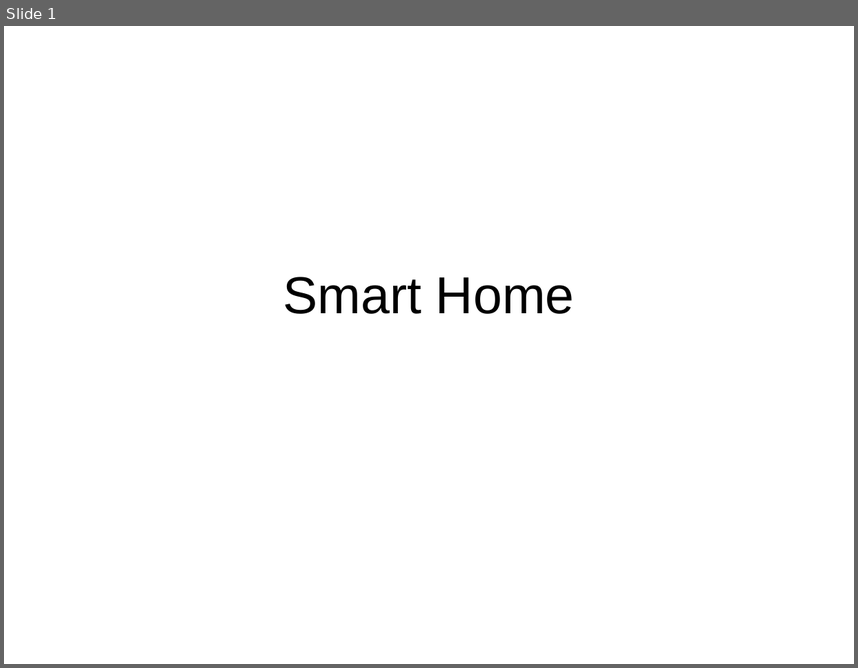
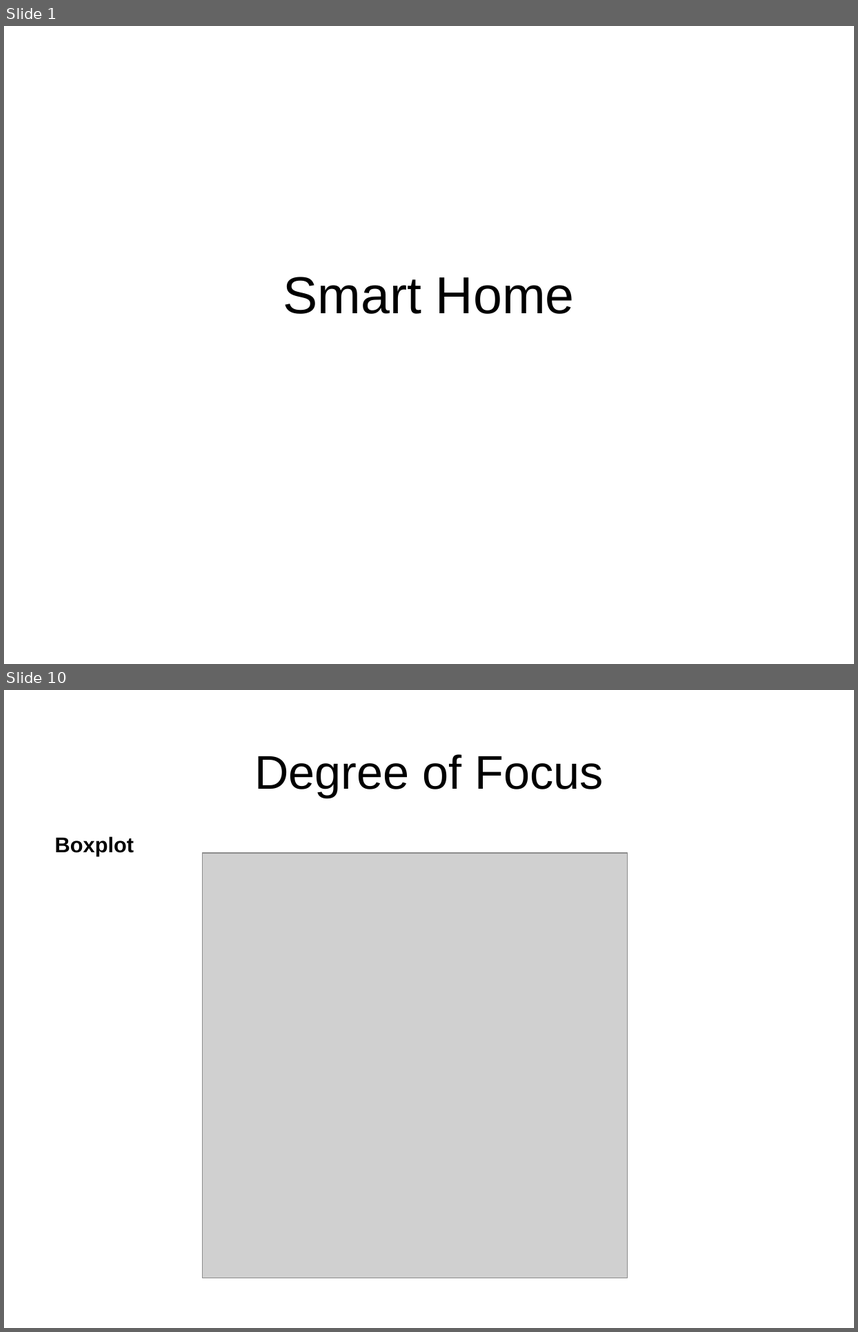
Before and after one commit to rbonifacio/variability-management-research, a slide deck: VariabilityManagement/docs/casestudies/smart-home/results.ppt. Shown one above the other, each under a label of ours: slide 1 before the commit, slides 1 and 10 after it; the slides between them are not shown. The pictures are 858x668 and 858x1332 pixels, drawn with LibreOffice and Linux fonts; fonts in the diff are those of the drawing; grey boxes stand for pictures. Boxes give left, top, right and bottom in pixels: in the first picture for what was removed or moved away, otherwise in the second. Text is boxed around its words. In the diff, an @@ line names an element or a change of style, - is before the commit and + after.

```diff
--- a/VariabilityManagement/docs/casestudies/smart-home/results.ppt
+++ b/VariabilityManagement/docs/casestudies/smart-home/results.ppt
@@ slide 10 added at [4, 690, 854, 1328], background #FFFFFF @@
@@ title added at [254, 754, 603, 798], 40 pt, text #000000 @@
+Degree of Focus
@@ text added at [55, 836, 134, 856], 18 pt, text #000000, bold @@
+Boxplot
@@ picture added at [202, 854, 627, 1277] @@
```
Also in this commit, not shown: 3 slides changed, 5 other slides added.
